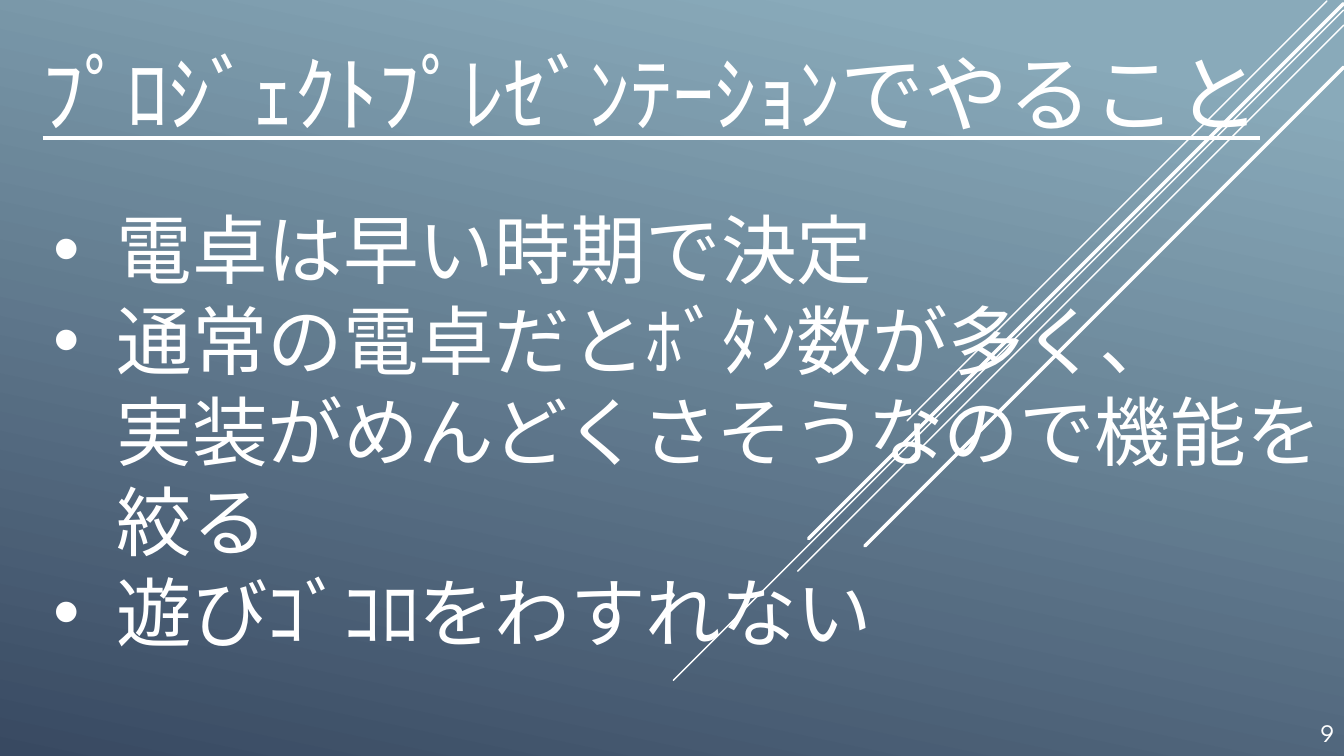
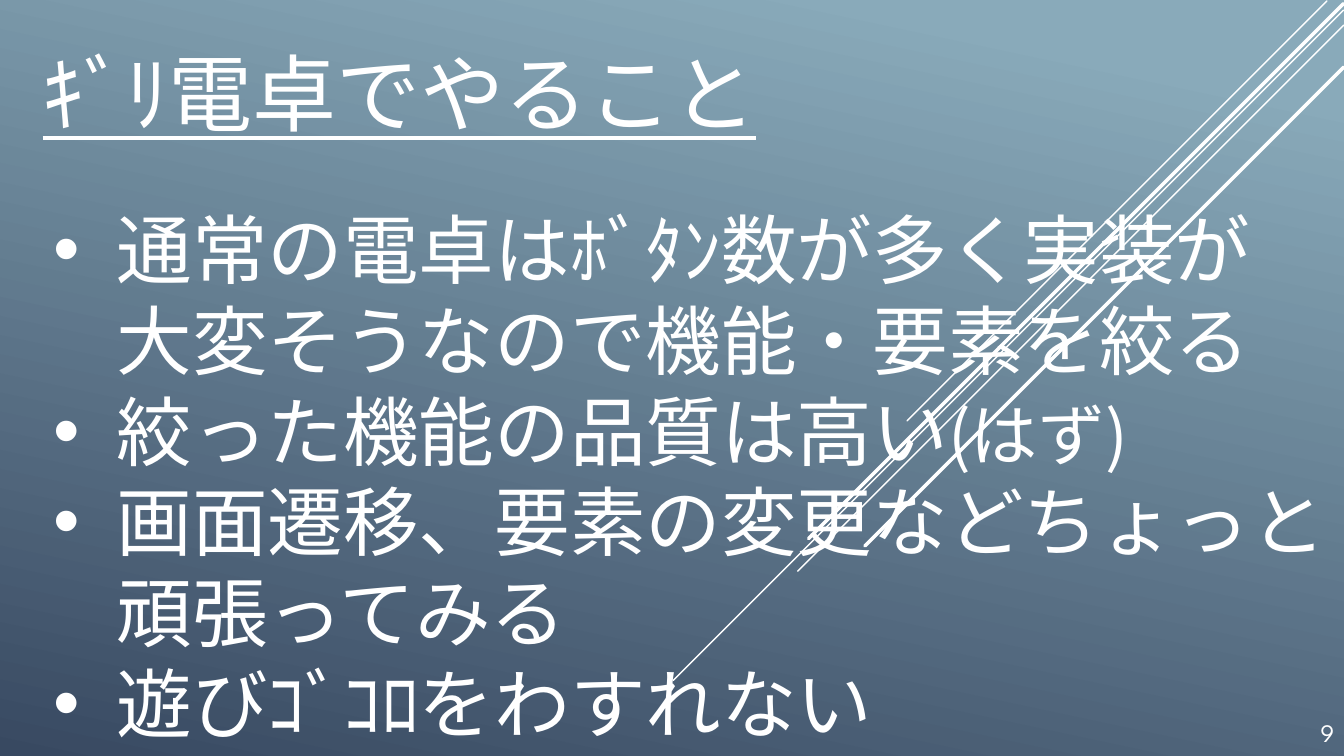
Before and after one commit to 2VJ-Makino/2VJ-Makino, a slide deck: slide 9 of presentation2/プロジェクトプレゼンテーション_002.pptx. Drawn at 1344x756 pixels with LibreOffice and Linux fonts; fonts in the diff are those of the drawing. Boxes give left, top, right and bottom in pixels: in the first picture for what was removed or moved away, otherwise in the second. Text is boxed around its words. In the diff, an @@ line names an element or a change of style, - is before the commit and + after.

```diff
--- a/presentation2/プロジェクトプレゼンテーション_002.pptx
+++ b/presentation2/プロジェクトプレゼンテーション_002.pptx
@@ text at (43, 53, 757, 140): text changed @@
-ﾌﾟﾛｼﾞｪｸﾄﾌﾟﾚｾﾞﾝﾃｰｼｮﾝでやること
+ｷﾞﾘ電卓でやること
@@ text at (117, 201, 1327, 647): text changed @@
-• 電卓は早い時期で決定
-• 通常の電卓だとﾎﾞﾀﾝ数が多く、
-  実装がめんどくさそうなので機能を絞る
+• 通常の電卓はﾎﾞﾀﾝ数が多く実装が
+  大変そうなので機能・要素を絞る
+• 絞った機能の品質は高い(はず)
+• 画面遷移、要素の変更などちょっと
+  頑張ってみる
```
Also in this commit, not shown: 7 other slides changed, 7 other files.
